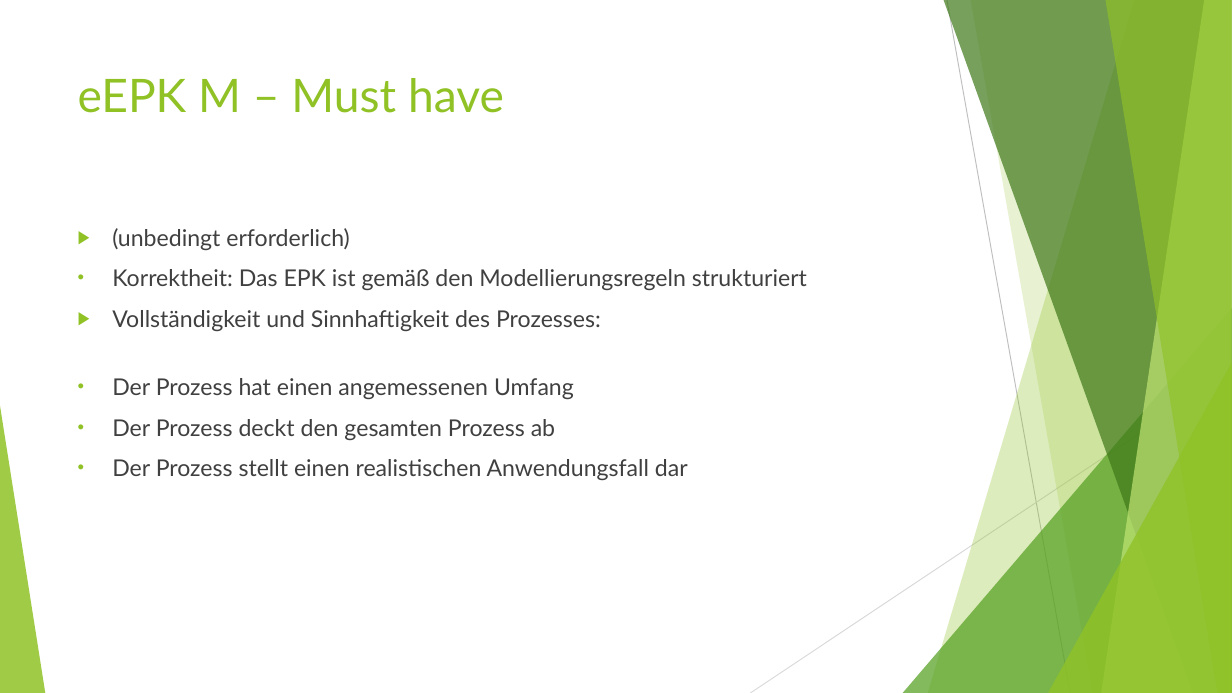
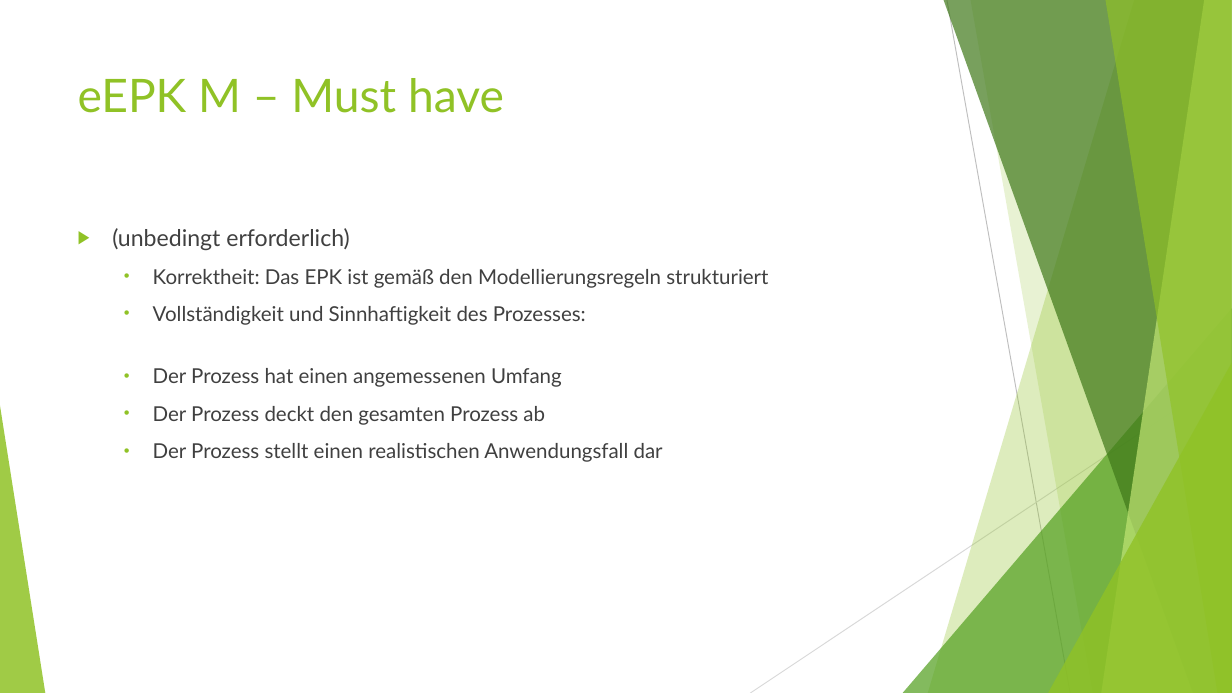
Before and after one commit to FlorianMein/LF6ChatBot, a slide deck: slide 5 of Chatbot LF6.odp. Drawn at 1232x693 pixels with LibreOffice and Linux fonts; fonts in the diff are those of the drawing. Boxes give left, top, right and bottom in pixels: in the first picture for what was removed or moved away, otherwise in the second. Text is boxed around its words. In the diff, an @@ line names an element or a change of style, - is before the commit and + after.

```diff
--- a/Chatbot LF6.odp
+++ b/Chatbot LF6.odp
@@ text at (153,269,768,462): size 18 to 16 pt; list level 1 to 2 in "Korrektheit: Das EPK ist gemäß ..."; bullet ▶ to •; list level 1 to 2 in "Vollständigkeit und Sinnhaftigkeit des Prozesses:"; list level 1 to 2 in "Der Prozess hat einen angemessenen ..."; list level 1 to 2 in "Der Prozess deckt den gesamten ..."; list level 1 to 2 in "Der Prozess stellt einen realistischen ..." @@
```
Also in this commit, not shown: 1 other slide changed, 1 slide added, 1 slide removed.
